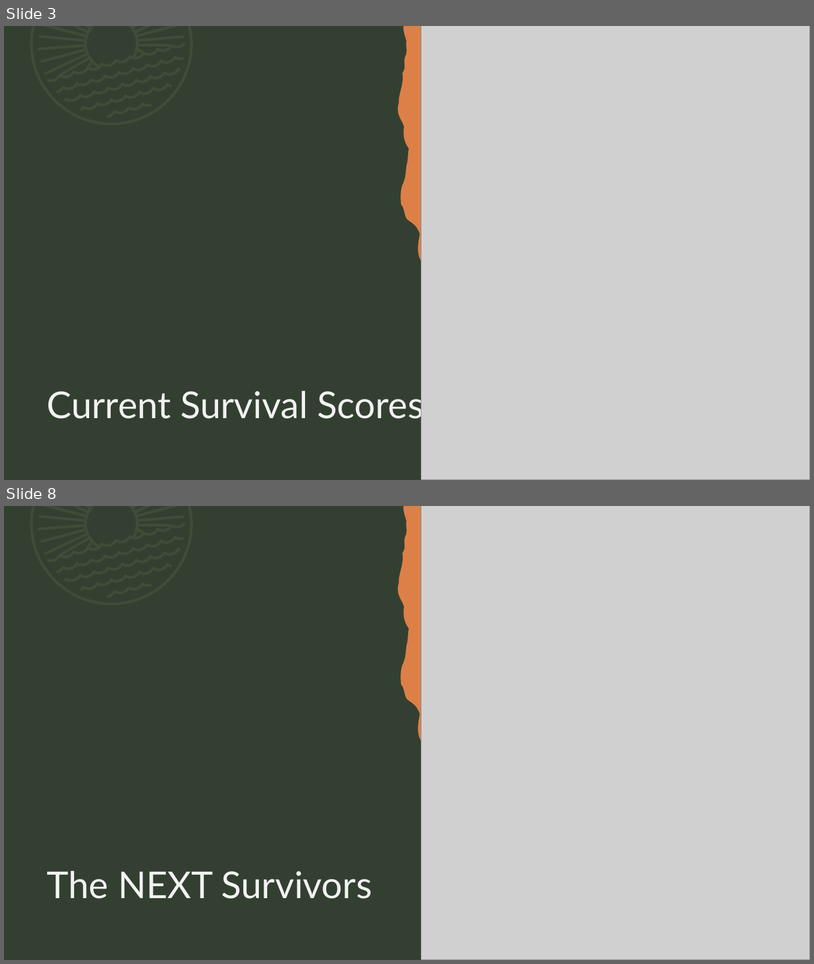
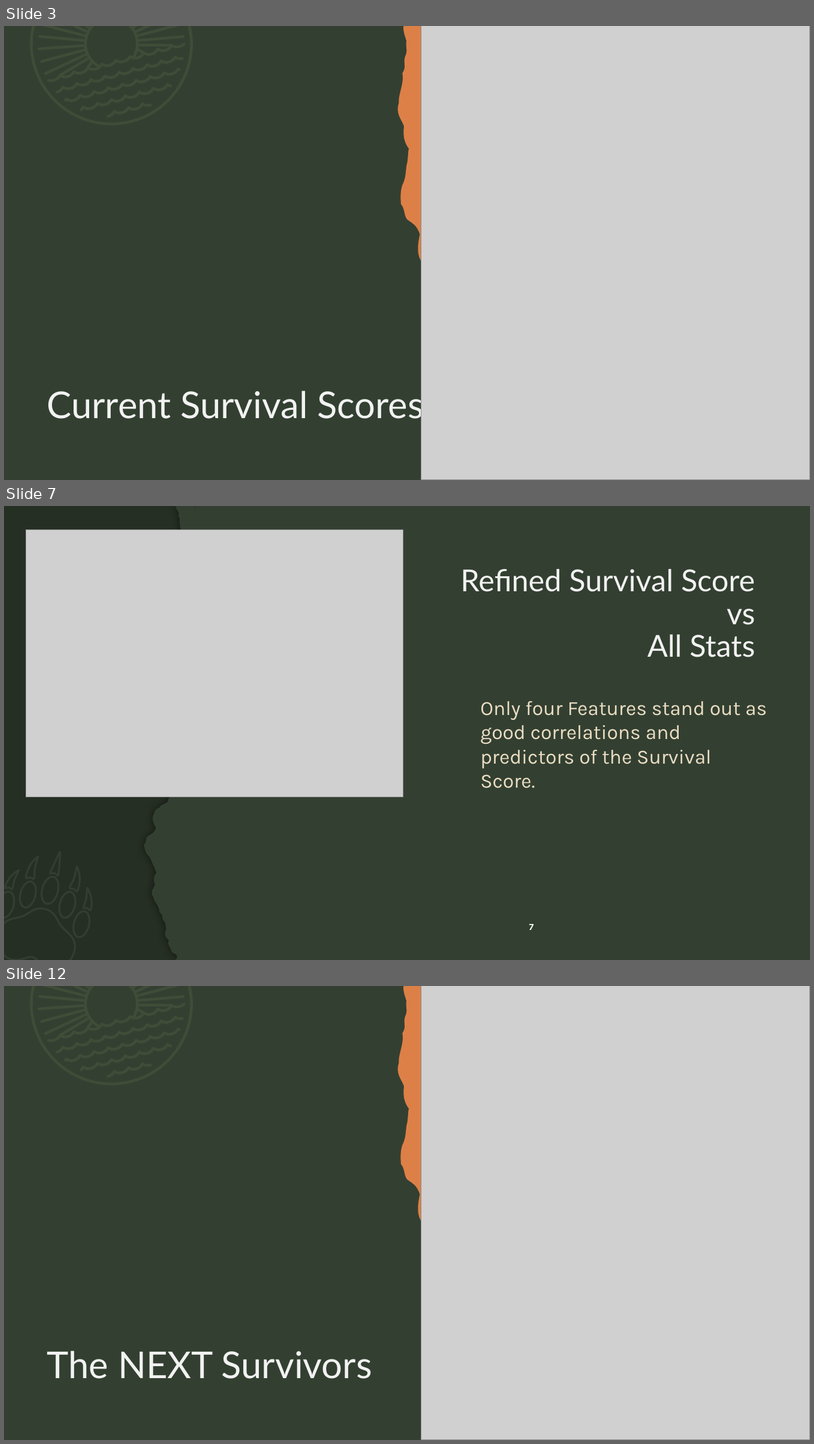
Before and after one commit to 2026-spring-machine-learning/mad-2026-spring-ml-algorithms, a slide deck: linear_regression/Survival Score Review and Predictions.pptx. Shown one above the other, each under a label of ours: slides 3 and 8 before the commit, slides 3, 7 and 12 after it; the slides between them are not shown. The pictures are 814x964 and 814x1444 pixels, drawn with LibreOffice and Linux fonts; fonts in the diff are those of the drawing; grey boxes stand for pictures; background and template pictures are left out. Boxes give left, top, right and bottom in pixels: in the first picture for what was removed or moved away, otherwise in the second. Text is boxed around its words. In the diff, an @@ line names an element or a change of style, - is before the commit and + after.

```diff
--- a/linear_regression/Survival Score Review and Predictions.pptx
+++ b/linear_regression/Survival Score Review and Predictions.pptx
@@ slide 7 added at (4,506,810,960), background #334031 @@
@@ rectangle added at (4,506,220,960), fill #000000 at 25% opacity @@
@@ freeform shape added at (144,506,319,960), fill #334031 @@
@@ rectangle added at (253,506,810,960), fill #334031 @@
@@ picture added at (26,529,403,796) @@
@@ title added at (461,569,755,657), 36 pt, text #F2F2F2 @@
+Refined Survival Score
+vs
+All Stats
@@ text added at (480,701,767,788), 24 pt, text #EBDDC3 @@
+Only four Features stand out as good correlations and predictors of the Survival Score.
@@ freeform shape added at (4,851,93,960), fill #7C9878 at 15% opacity @@
@@ page number added at (530,924,534,930), 11 pt, text #FFFFFF, bold @@
+7
@@ what was slide 8 is now slide 12 @@
```
Also in this commit, not shown: 7 slides changed, 3 other slides added, 1 other file.
